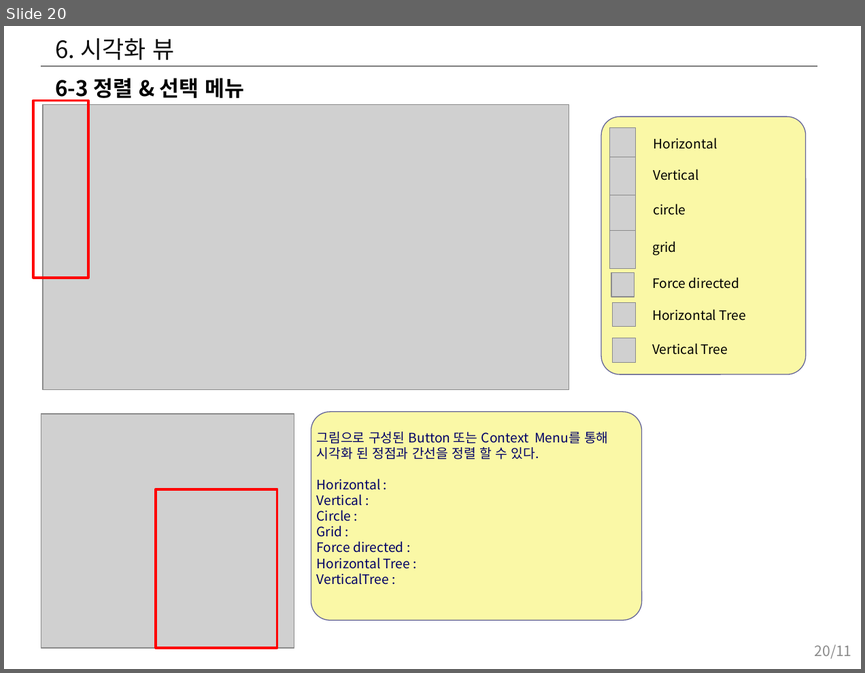
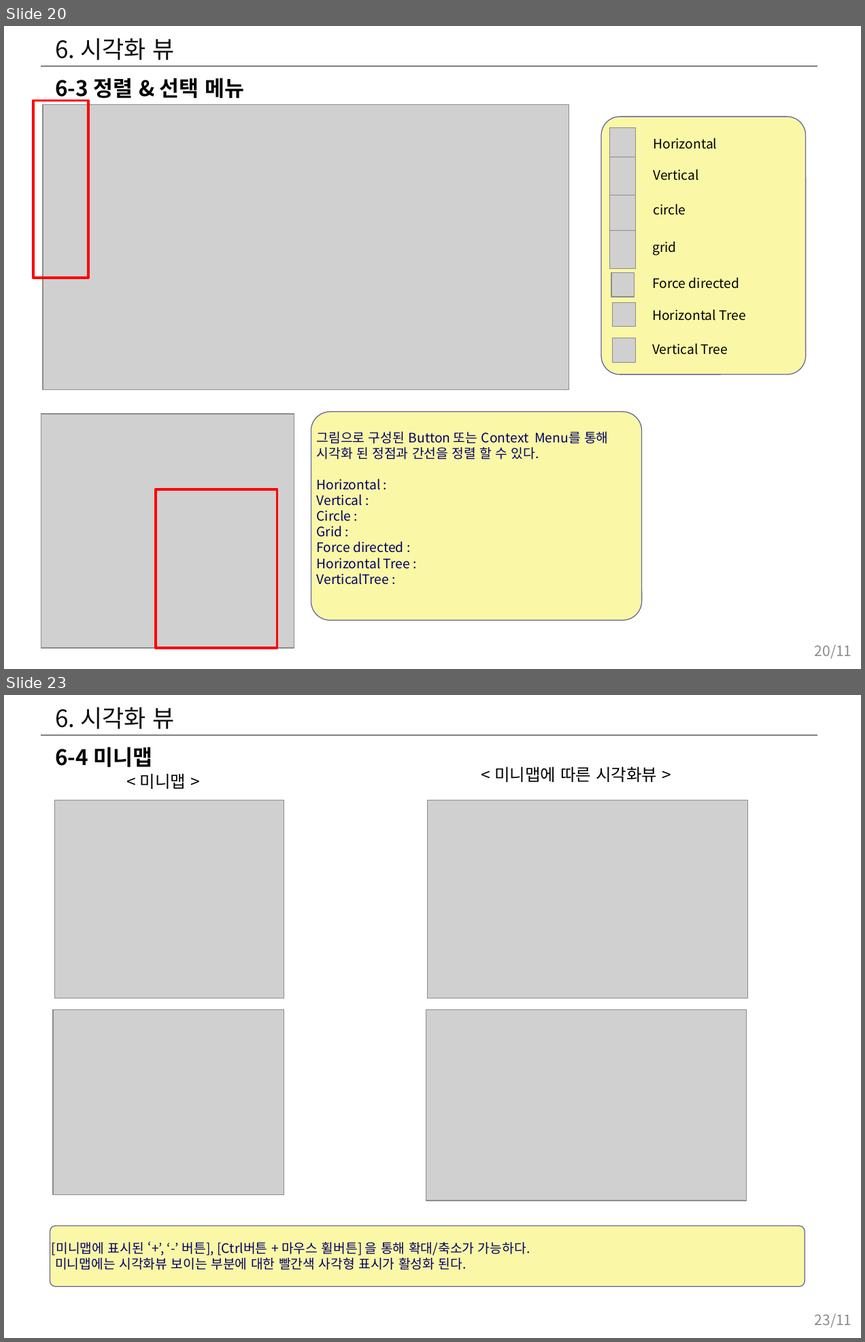
Before and after one commit to hwany7seo/gdbms_document, a slide deck: mockup/시각화도구_UI_UX_기획서.pptx. Shown one above the other, each under a label of ours: slide 20 before the commit, slides 20 and 23 after it; the slides between them are not shown. The pictures are 865x673 and 865x1342 pixels, drawn with LibreOffice and Linux fonts; fonts in the diff are those of the drawing; grey boxes stand for pictures. Boxes give left, top, right and bottom in pixels: in the first picture for what was removed or moved away, otherwise in the second. Text is boxed around its words. In the diff, an @@ line names an element or a change of style, - is before the commit and + after.

```diff
--- a/mockup/시각화도구_UI_UX_기획서.pptx
+++ b/mockup/시각화도구_UI_UX_기획서.pptx
@@ slide 23 added at [4,695,861,1338], background #FFFFFF; not listed: 1 template element that a slide beside it also shows @@
@@ title added at [55,707,175,729], 20 pt, text #0D0D0D @@
+6. 시각화 뷰
@@ text added at [55,747,152,767], 18 pt, text #000000, bold @@
+6-4 미니맵
@@ text added at [140,773,186,789], 14 pt, text #000000 @@
+< 미니맵 >
@@ text added at [494,766,657,782], 14 pt, text #000000 @@
+< 미니맵에 따른 시각화뷰 >
@@ picture added at [54,800,284,998] @@
@@ picture added at [427,800,748,998] @@
@@ picture added at [53,1009,284,1195] @@
@@ picture added at [426,1009,747,1200] @@
@@ rounded rectangle added at [50,1225,805,1286], fill #FAF8A6, outline #666699 0.75 pt, 11 pt, text #000066 @@
+[미니맵에 표시된 ‘+’, ‘-’ 버튼], [Ctrl버튼 + 마우스 휠버튼] 을 통해 확대/축소가 가능하다.
+미니맵에는 시각화뷰 보이는 부분에 대한 빨간색 사각형 표시가 활성화 된다.
@@ page number added at [815,1313,852,1327], 12 pt, text #8C8C8C @@
+23/11
```
Also in this commit, not shown: 7 slides changed, 4 other files.
